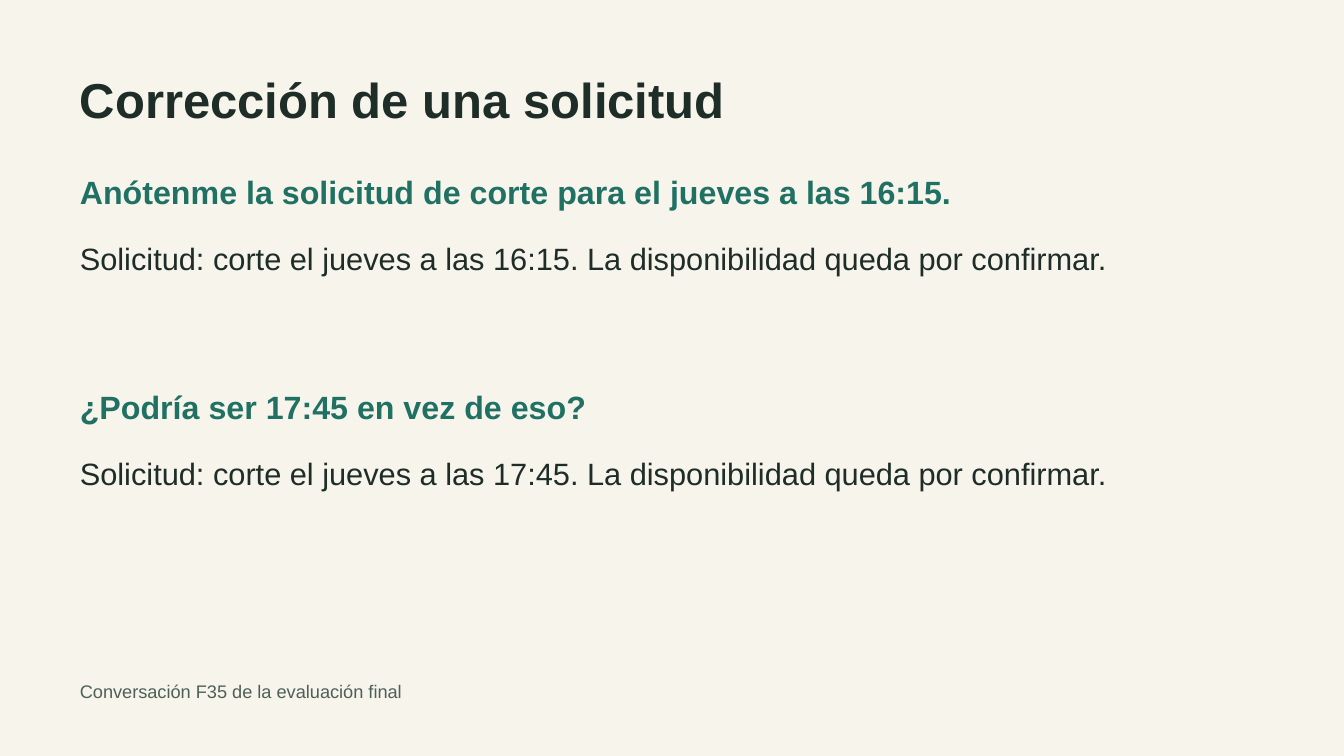
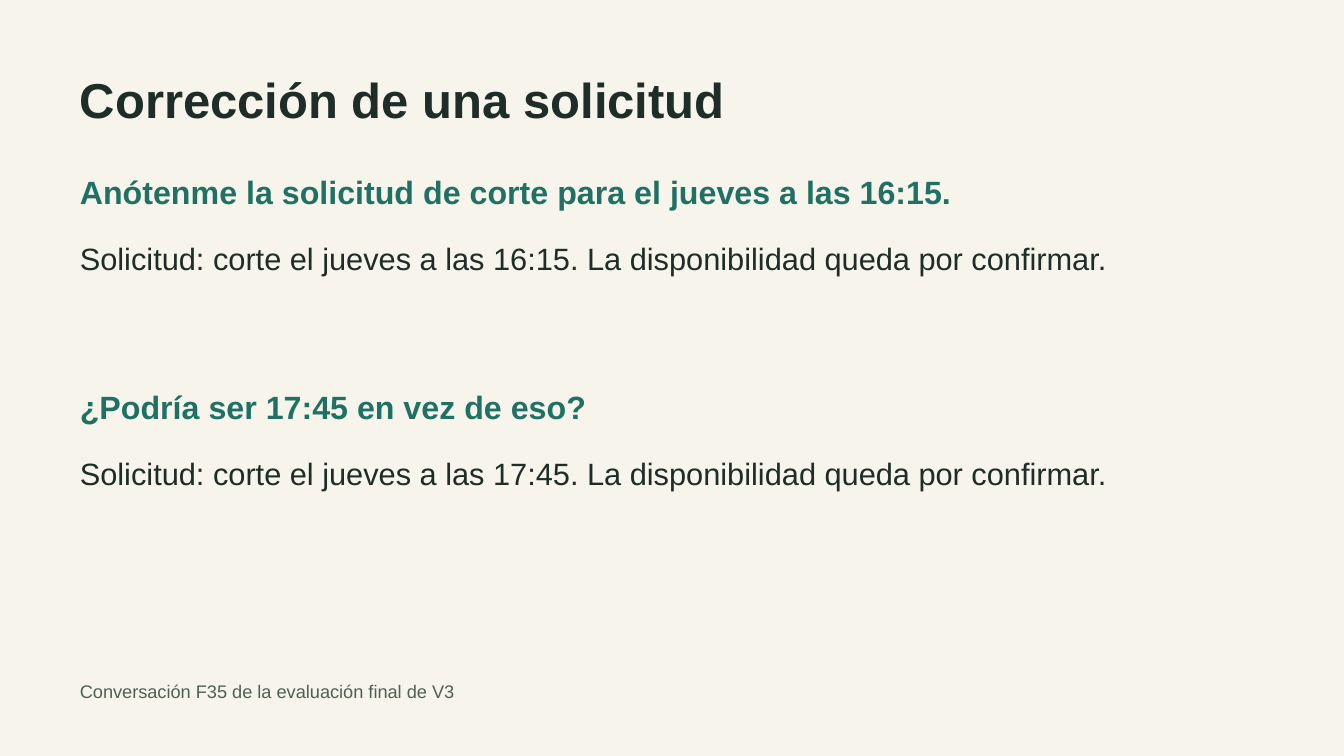
Before and after one commit to skratttt/langchi-peluqueria, a slide deck: slide 6 of presentacion/Defensa_LangChi.pptx. Drawn at 1344x756 pixels with LibreOffice and Linux fonts; fonts in the diff are those of the drawing. Boxes give left, top, right and bottom in pixels: in the first picture for what was removed or moved away, otherwise in the second. Text is boxed around its words. In the diff, an @@ line names an element or a change of style, - is before the commit and + after.

```diff
--- a/presentacion/Defensa_LangChi.pptx
+++ b/presentacion/Defensa_LangChi.pptx
@@ text at (80,684,454,698): text changed @@
-Conversación F35 de la evaluación final
+Conversación F35 de la evaluación final de V3
```
Also in this commit, not shown: 3 other slides changed, 7 other files.
